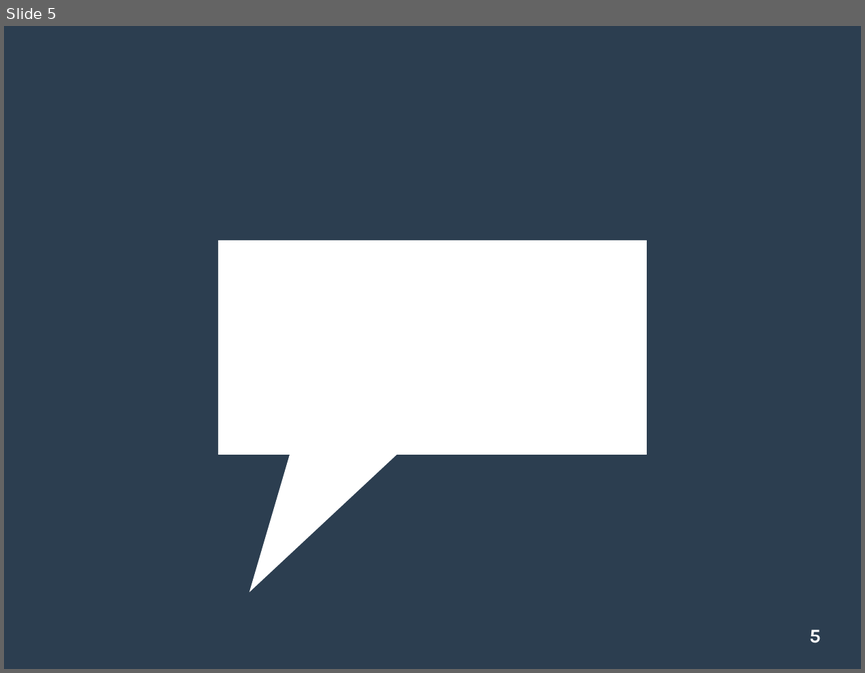
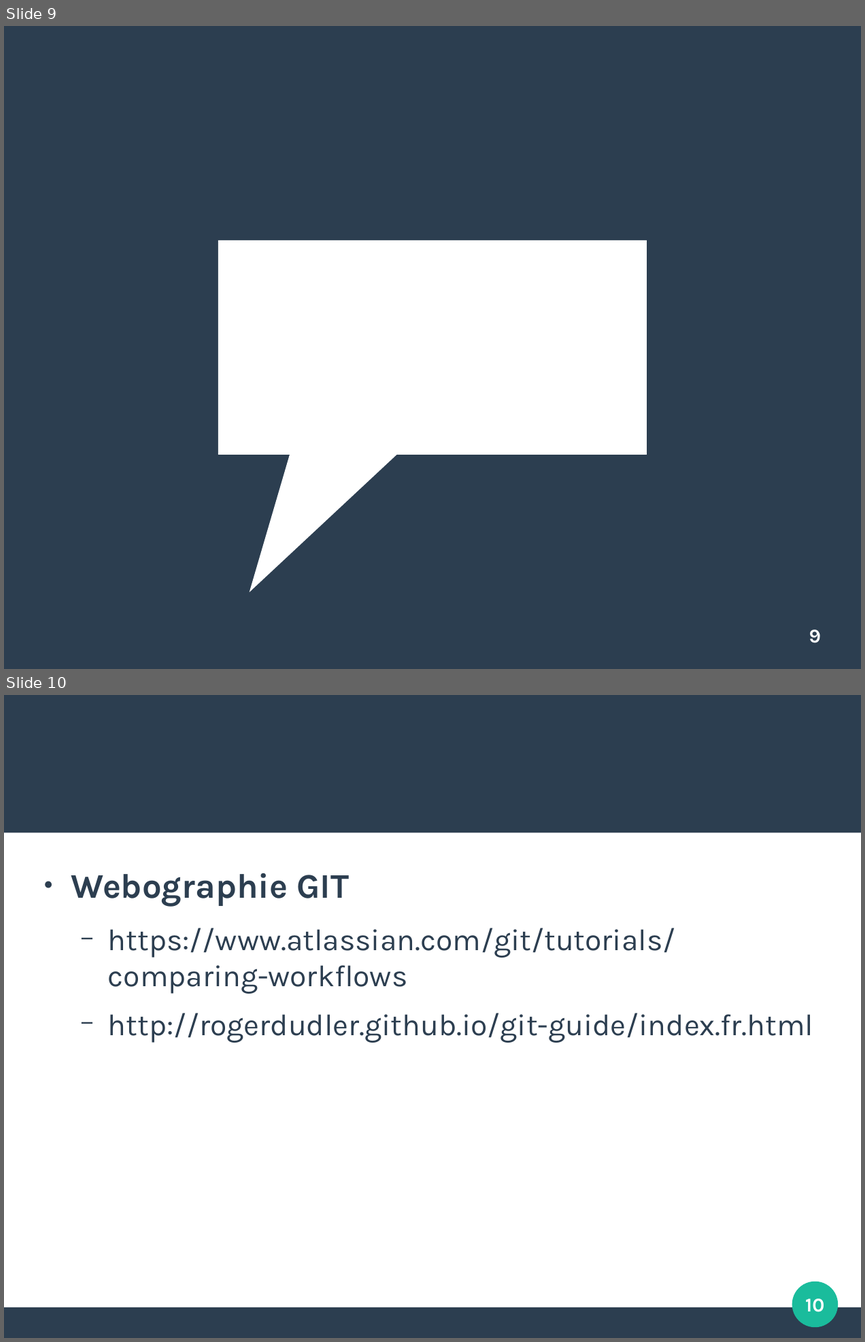
Before and after one commit to FAbOnGitHub/IntroductionGitLab, a slide deck: 20181008_initiation_GitLab_FM.odp. Shown one above the other, each under a label of ours: slide 5 before the commit, slides 9 and 10 after it. The pictures are 865x673 and 865x1342 pixels, drawn with LibreOffice and Linux fonts; fonts in the diff are those of the drawing; background and template pictures are left out. Boxes give left, top, right and bottom in pixels: in the first picture for what was removed or moved away, otherwise in the second. Text is boxed around its words. In the diff, an @@ line names an element or a change of style, - is before the commit and + after.

```diff
--- a/20181008_initiation_GitLab_FM.odp
+++ b/20181008_initiation_GitLab_FM.odp
@@ slide 10 added at <box>4,695,861,1338</box>, background #FFFFFF @@
@@ rectangle added at <box>4,695,861,832</box>, fill #2C3E50 @@
@@ text added at <box>71,873,813,1042</box>, 28 pt, text #2C3E50 @@
+● Webographie GIT
+  − https://www.atlassian.com/git/tutorials/comparing-workflows
+  − http://rogerdudler.github.io/git-guide/index.fr.html
@@ ellipse added at <box>792,1281,838,1327</box>, fill #1ABC9C @@
@@ page number added at <box>805,1298,824,1312</box>, 18 pt, text #FFFFFF, bold @@
+10
@@ rectangle added at <box>4,1307,861,1337</box>, fill #2C3E50 @@
@@ what was slide 5 is now slide 9 @@
@@ page number at <box>809,629,821,643</box>: text changed @@
-5
+9
```
Also in this commit, not shown: 3 slides changed, 5 other slides added.
